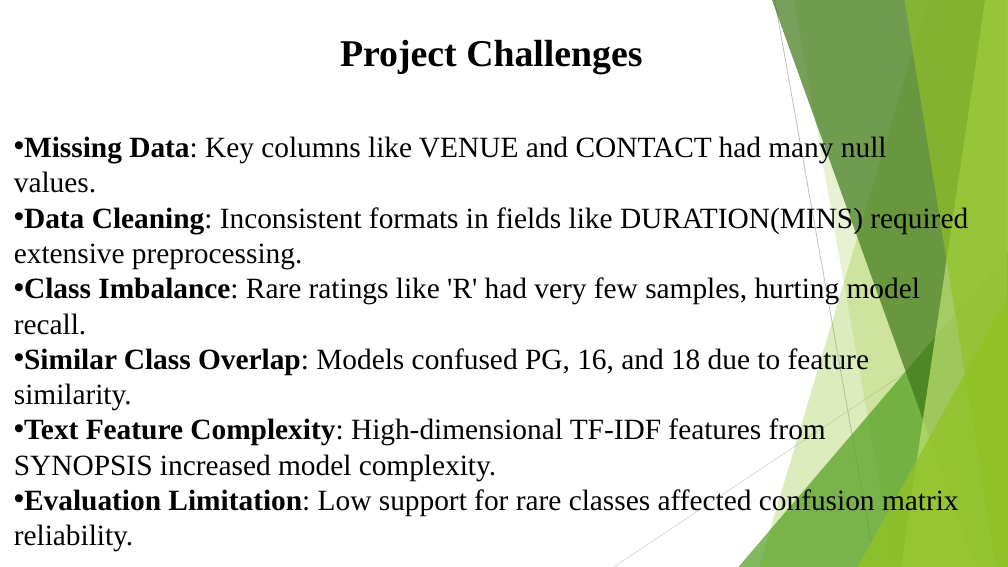
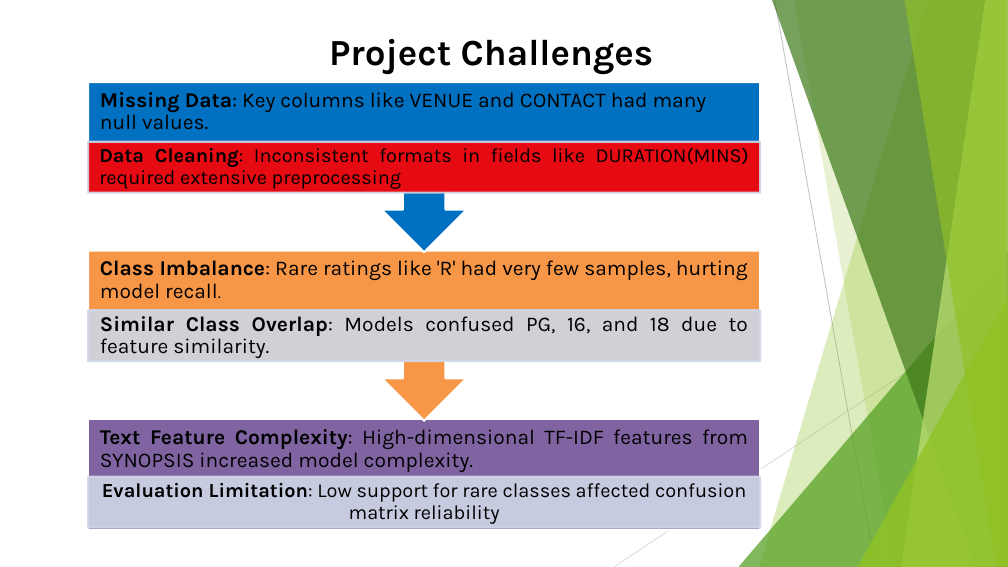
Before and after one commit to cminyade/Data_Alchemists, a slide deck: slide 12 of audiovisual_presentation.pptx (slide 10 before the commit). Drawn at 1008x567 pixels with LibreOffice and Linux fonts; fonts in the diff are those of the drawing. Boxes give left, top, right and bottom in pixels: in the first picture for what was removed or moved away, otherwise in the second. Text is boxed around its words. In the diff, an @@ line names an element or a change of style, - is before the commit and + after.

```diff
--- a/audiovisual_presentation.pptx
+++ b/audiovisual_presentation.pptx
@@ text "Project Challenges" at (x1=329, y1=39, x2=654, y2=75): size 36 to 35 pt, font Times New Roman to Karla @@
@@ text removed at (x1=14, y1=134, x2=968, y2=552) @@
-• Missing Data: Key columns like VENUE and CONTACT had many null values.
-• Data Cleaning: Inconsistent formats in fields like DURATION(MINS) required extensive preprocessing.
-• Class Imbalance: Rare ratings like 'R' had very few samples, hurting model recall.
-• Similar Class Overlap: Models confused PG, 16, and 18 due to feature similarity.
-• Text Feature Complexity: High-dimensional TF-IDF features from SYNOPSIS increased model complexity.
-• Evaluation Limitation: Low support for rare classes affected confusion matrix reliability.
@@ group added at (x1=88, y1=82, x2=761, y2=529): 6 texts, 4 rectangles, 2 up arrow callouts @@
+Text Feature Complexity: High-dimensional TF-IDF features from SYNOPSIS increased model complexity.
+Evaluation Limitation: Low support for rare classes affected confusion matrix reliability
+Class Imbalance: Rare ratings like 'R' had very few samples, hurting model recall.
+Similar Class Overlap: Models confused PG, 16, and 18 due to feature similarity.
+Missing Data: Key columns like VENUE and CONTACT had many null values.
+Data Cleaning: Inconsistent formats in fields like DURATION(MINS) required extensive preprocessing
```
Also in this commit, not shown: 8 other slides changed, 8 slides added, 4 slides removed, 2 other files.
